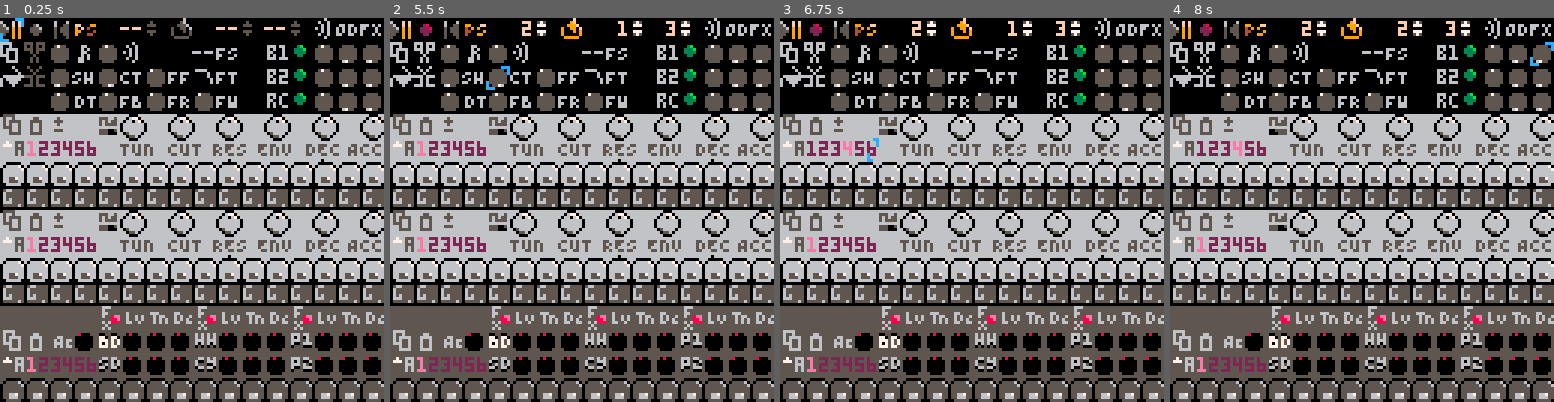
Above: before the commit, frames 1-4 (left to right).
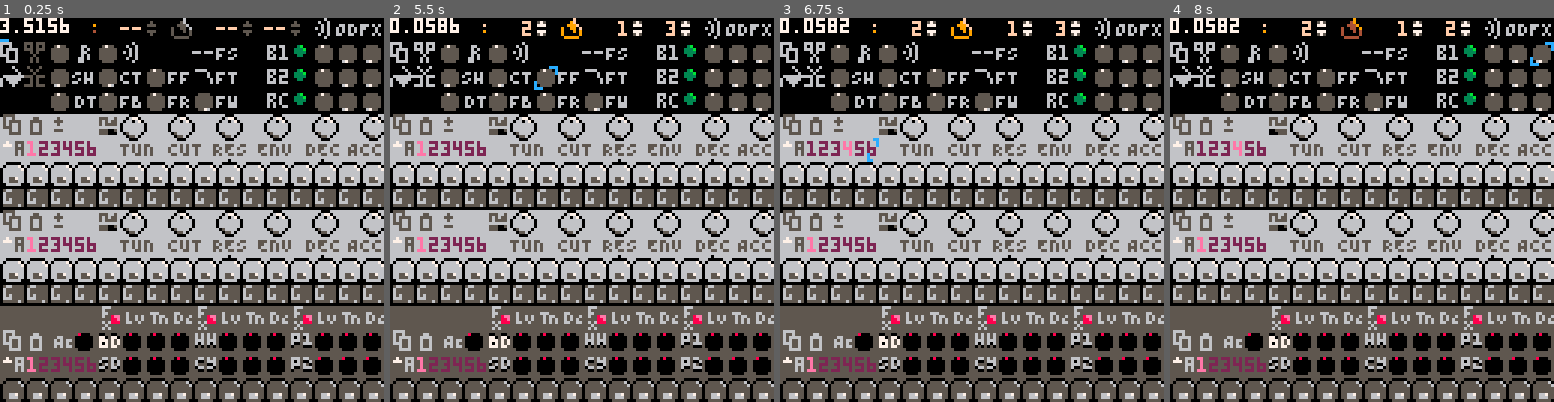
Above: after the commit, the same moments.

Repository: luchak/rp8
Game: PICO-8 cartridge pb-0x.p8
Two runs of this game, one before a commit and one after it. Both use one fixed random seed, a clock stepped at 60 frames per second and the inputs below.
Inputs:
- Up to frame 1 (0.25 s): no input
- Up to frame 2 (5.5 s): tap X (X key) at 0.33, 1.07, 1.85, 2.97, 4.08, 5.2 s; tap O (Z key) at 0.7, 1.7, 2.1, 2.5, 2.9, 3.3, 3.7, 4.1, 4.5, 4.9, 5.3 s; hold Right 1.6-2.1 s; hold Up 2.15-2.42 s; hold Right 2.47-3.03 s; hold Left 3.08-3.58 s; hold Down 3.63-3.97 s; hold Right 4.02-4.68 s; hold Up 4.73-5.03 s; hold Left from 5.08 s (still down)
- Up to frame 3 (6.75 s): release Left at 5.68 s; tap O (Z key) at 5.7, 6.1, 6.5 s; hold Down 5.73-6.03 s; hold Right 6.08-6.58 s; tap X (X key) at 6.32 s; hold Right from 6.63 s (still down)
- Up to frame 4 (8 s): tap O (Z key) at 6.9, 7.3, 7.7 s; release Right at 7.13 s; hold Up 7.18-7.45 s; tap X (X key) at 7.43 s; hold Right from 7.5 s (still down)

The runs differ from the first frame. In frame 1, 0.7% of the frame differs, in the area x 0-55%, y 0-25%; in frame 2, 0.8%; in frame 3, 0.7%; in frame 4, 0.9%, in the area x 0-75%, y 0-25%.

Commit message:
Basic SVF UI

Diff:
--- a/pb-0x.p8
+++ b/pb-0x.p8
@@ -89,7 +89,7 @@
     cy:note(dseq.cy,patch,now,nl)
     perc:note(dseq.pc,patch,now,nl)
    end
-   svf:note()
+   svf:note(patch)
 
    local mix_lev,dl_t,dl_fb,comp_thresh=unpack_patch(patch,3,6)
    local b0_lev,b0_od,b0_fx=unpack_patch(patch,7,9)
@@ -147,10 +147,10 @@
 function _draw()
  ui:draw(state)
 
- --cpumax[cpumaxf%100+1]=stat(1)
- --cpumaxf+=1
- --rectfill(0,0,30,6,0)
- --print(max(unpack(cpumax)),0,0,7)
+ cpumax[cpumaxf%100+1]=stat(1)
+ cpumaxf+=1
+ rectfill(0,0,30,6,0)
+ print(max(unpack(cpumax)),0,0,7)
 
  --rectfill(0,0,30,6,0)
  --print(stat(0),0,0,7)
@@ -309,6 +309,9 @@
   local gate,nt,nl,sl,ac=self._gate,self._nt,self._nl,self._sl,self._ac
   local fosc,ffb=self._fosc,self._ffb
   for i=first,last do
+   -- I forgot why this is 0.37
+   -- I think it's more or less
+   -- arbitrary
    local fc=min(0.37/os,fcb+((me*env)>>4))
    -- very very janky dewarping
    -- arbitrary scaling constant
@@ -635,20 +638,17 @@
  return {
   z1=0,
   z2=0,
-  rc=0.05,
+  rc=0.1,
   gc=0.2,
   wet=1,
   fe=0,
-  set_params=function(self,patch)
+  note=function(self,patch)
    --local q=1/(2*(1-res))
    --self.rc=1/(2*q)
-   self.rc=1-res
-   -- gc should be calculated as for synth filter
-   self.gc=f
-   self.wet=wet
-  end,
-  note=function(self)
-   self.fe=1
+   local r
+   self.gc,r,self.wet=unpack_patch(patch,61,63)
+   self.rc=1-(r*0.98)
+   --self.fe=1
   end,
   update=function(self,b,first,last)
    local z1,z2,rc,gc,wet,fe=
@@ -659,7 +659,7 @@
     self.wet,
     self.fe
    for i=first,last do
-    gc=(self.gc+fe*0.6)*0.5
+    gc=min((self.gc+0x0.02+fe*0.6),1)*0.5
     local rrpg=2*rc+gc
     local hpn=1+gc*rrpg
     local inp=b[i]
@@ -669,13 +669,18 @@
     z1=gc*hp+bp
     z2=gc*bp+lp
 
+    -- why does this sound so
+    -- much better oversampled??
+    -- is it just that there's
+    -- no frequency warping, or
+    -- something else?
     hp=(inp-rrpg*z1-z2)/hpn
     bp=hp*gc+z1
     lp=bp*gc+z2
     z1=gc*hp+bp
     z2=gc*bp+lp
 
-    b[i]=inp+wet*(lp-inp)
+    b[i]=inp+wet*(bp-inp)
     fe*=0.99
    end
    self.z1,self.z2,self.fe=z1,z2,fe
@@ -1575,6 +1580,9 @@
   4="16,16,2",
   5="16,24,4",
   6="32,24,5",
+  7="48,16,61",
+  8="48,24,62",
+  9="64,24,63",
  }]]) do
   hdial(unpack_split(s))
  end
